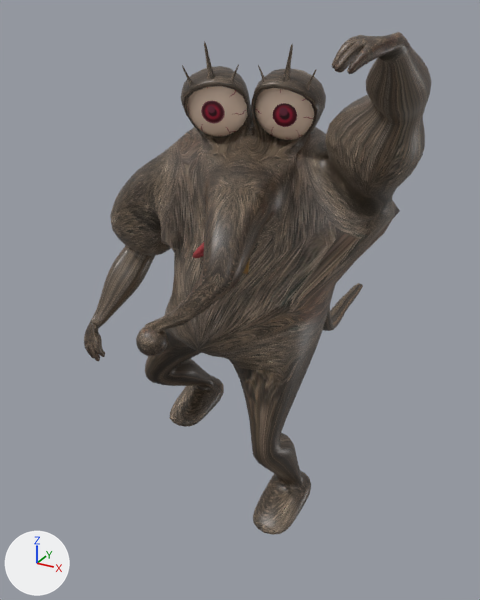
The FBX model Sandy the royal escape/Assets/Animations/Enemy/Attack/Royal Rat Attack (Scratch).fbx as it was, and as the next commit left it.
Rendered twice from a 50 mm camera at (4.01, -7.84, 6.57) aimed at (-0.45, 0.26, 2.52). Lighting does not change. The marker at lower left points along +X, +Y and +Z. Both versions are drawn at frame 1 of the action 'Armature|Armature|Armature|Armature|mixamo.com|Layer0'; the numbers are the values there.
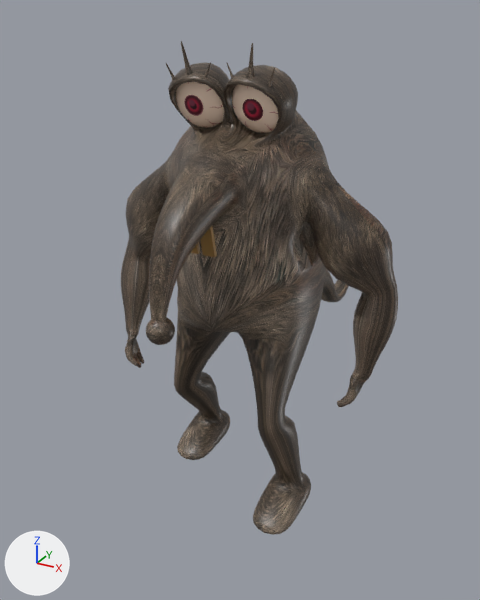
Changed parts and their boxes (x1, y1, x2, y2) in the pictures (480 x 600 px):
'Cube', posed (20% narrower)
    before: (84, 32, 431, 535)
    after: (121, 41, 398, 535)
'Cube.001', posed (19% narrower)
    before: (187, 86, 314, 140)
    after: (176, 82, 279, 133)
bone 'mixamorig:Hips', root to tip
    before: (244, 289) to (246, 255)
    after: (243, 272) to (239, 241)
bone 'mixamorig:Spine1', root to tip
    before: (252, 236) to (253, 200)
    after: (242, 221) to (241, 188)
bone 'mixamorig:LeftShoulder', root to tip
    before: (284, 176) to (352, 172)
    after: (268, 167) to (324, 204)
bone 'mixamorig:LeftArm', root to tip
    before: (352, 172) to (397, 97)
    after: (324, 204) to (381, 286)
bone 'mixamorig:LeftForeArm', root to tip
    before: (397, 97) to (384, 42)
    after: (381, 286) to (358, 381)
bone 'mixamorig:LeftHand', root to tip
    before: (384, 42) to (367, 49)
    after: (358, 381) to (353, 392)
bone 'mixamorig:RightShoulder', root to tip
    before: (224, 172) to (157, 184)
    after: (217, 161) to (175, 182)
bone 'mixamorig:RightArm', root to tip
    before: (157, 184) to (140, 241)
    after: (175, 182) to (138, 247)
bone 'mixamorig:RightForeArm', root to tip
    before: (140, 241) to (91, 327)
    after: (138, 247) to (130, 337)
bone 'mixamorig:RightHand', root to tip
    before: (91, 327) to (90, 342)
    after: (130, 337) to (134, 350)
bone 'mixamorig:LeftUpLeg', root to tip
    before: (279, 317) to (263, 435)
    after: (278, 294) to (269, 408)
bone 'mixamorig:LeftLeg', root to tip
    before: (263, 435) to (289, 476)
    after: (269, 408) to (289, 476)
bone 'mixamorig:RightUpLeg', root to tip
    before: (207, 289) to (160, 365)
    after: (209, 277) to (189, 372)
bone 'mixamorig:RightLeg', root to tip
    before: (160, 365) to (204, 380)
    after: (189, 372) to (211, 413)
bone 'mixamorig:RightFoot', root to tip
    before: (204, 380) to (188, 415)
    after: (211, 413) to (195, 448)

The change in detail:
Bone 'mixamorig:Hips' (bone_mixamorig_hips) moves from (0.3, -0.2, 0.51) to (0.0, -0.2, 0.0).
Bone 'mixamorig:Hips' (bone_mixamorig_hips) turns from (8, -2, -7) to (13, 0, 0) degrees about its own x, y and z.
Bone 'mixamorig:Spine1' (bone_mixamorig_spine1) turns from (2, 19, 7) to (0, 0, 0) degrees about its own x, y and z.
Bone 'mixamorig:LeftShoulder' (bone_mixamorig_leftshoulder) turns from (-37, 13, 16) to (0, 0, 0) degrees about its own x, y and z.
Bone 'mixamorig:LeftArm' (bone_mixamorig_leftarm) turns from (-24, -11, 32) to (72, 28, 44) degrees about its own x, y and z.
Bone 'mixamorig:LeftForeArm' (bone_mixamorig_leftforearm) turns from (0, 0, 27) to (0, 0, 42) degrees about its own x, y and z.
Bone 'mixamorig:LeftHand' (bone_mixamorig_lefthand) turns from (-1, -61, 57) to (15, -57, 3) degrees about its own x, y and z.
Bone 'mixamorig:RightShoulder' (bone_mixamorig_rightshoulder) turns from (-15, -6, -9) to (0, 0, 0) degrees about its own x, y and z.
Bone 'mixamorig:RightArm' (bone_mixamorig_rightarm) turns from (79, -22, 15) to (60, -24, -45) degrees about its own x, y and z.
Bone 'mixamorig:RightForeArm' (bone_mixamorig_rightforearm) turns from (0, 0, -60) to (0, 0, -43) degrees about its own x, y and z.
Bone 'mixamorig:RightHand' (bone_mixamorig_righthand) turns from (35, -47, -37) to (39, 63, 24) degrees about its own x, y and z.
Bone 'mixamorig:LeftUpLeg' (bone_mixamorig_leftupleg) turns from (18, -3, 8) to (31, -6, 5) degrees about its own x, y and z.
Bone 'mixamorig:LeftLeg' (bone_mixamorig_leftleg) turns from (-32, 0, 0) to (-24, 0, 0) degrees about its own x, y and z.
Bone 'mixamorig:LeftFoot' (bone_mixamorig_leftfoot) turns from (22, 1, -1) to (6, -1, -7) degrees about its own x, y and z.
Bone 'mixamorig:RightUpLeg' (bone_mixamorig_rightupleg) turns from (1, 17, -21) to (10, 6, -7) degrees about its own x, y and z.
Bone 'mixamorig:RightLeg' (bone_mixamorig_rightleg) turns from (-39, 0, 0) to (-18, 0, 0) degrees about its own x, y and z.
Bone 'mixamorig:RightFoot' (bone_mixamorig_rightfoot) turns from (38, -16, 30) to (20, -2, 9) degrees about its own x, y and z.
